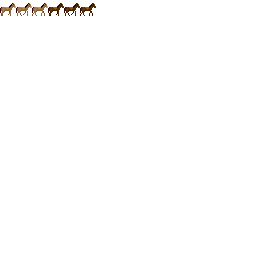
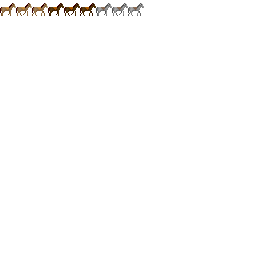
Layered file, before and after one edit (256x256). Changes by layer:
painted on "Background" over 96, 3, 144, 16
